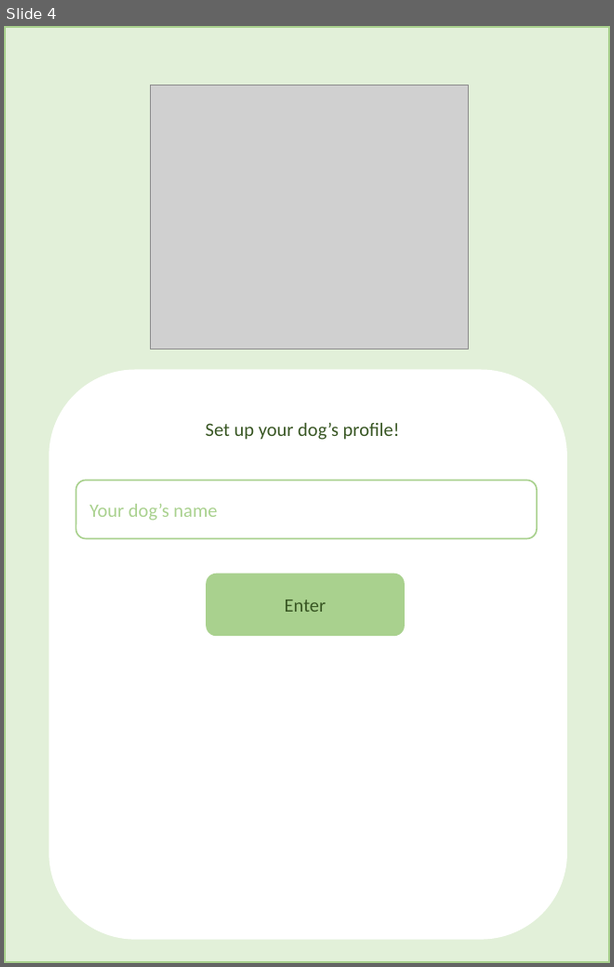
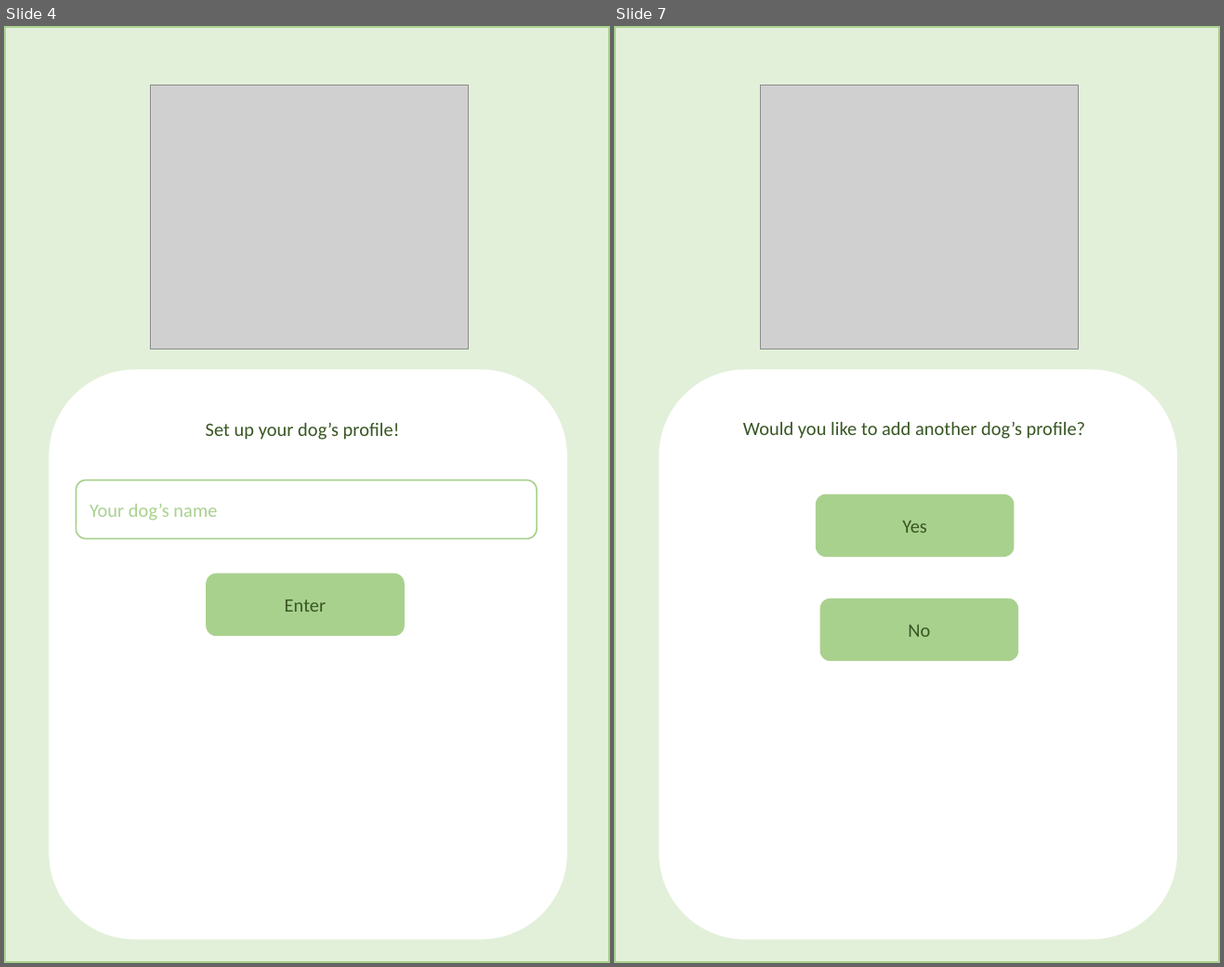
Before and after one commit to chocofied/PetMyPet, a slide deck: Presentation1.pptx. Shown side by side, each under a label of ours: slide 4 before the commit, slides 4 and 7 after it; the slides between them are not shown. The pictures are 614x967 and 1224x967 pixels, drawn with LibreOffice and Linux fonts; fonts in the diff are those of the drawing; grey boxes stand for pictures. Boxes give left, top, right and bottom in pixels: in the first picture for what was removed or moved away, otherwise in the second. Text is boxed around its words. In the diff, an @@ line names an element or a change of style, - is before the commit and + after.

```diff
--- a/Presentation1.pptx
+++ b/Presentation1.pptx
@@ slide 7 added at <box>614,26,1220,963</box>, background #FFFFFF @@
@@ rectangle added at <box>614,26,1220,963</box>, fill #E2F0D9, outline #A9D18E 2.25 pt @@
@@ picture added at <box>761,86,1078,349</box> @@
@@ rounded rectangle added at <box>660,370,1178,940</box>, fill #FFFFFF @@
@@ text added at <box>743,422,1086,439</box>, 12.4 pt, text #385723 @@
+Would you like to add another dog’s profile?
@@ rounded rectangle added at <box>816,495,1014,557</box>, fill #A9D18E, 12.4 pt, text #385723 @@
+Yes
@@ rounded rectangle added at <box>820,598,1019,661</box>, fill #A9D18E, 12.4 pt, text #385723 @@
+No
```
Also in this commit, not shown: 2 slides changed.
